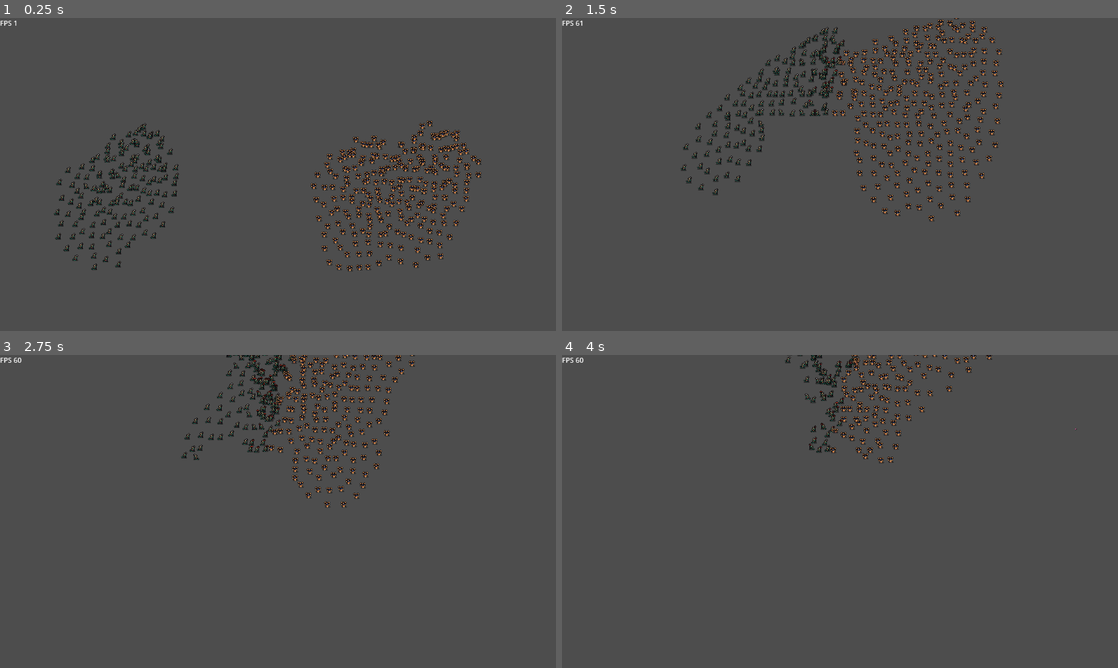
Above: before the commit, frames 1-4 (two rows, left to right).
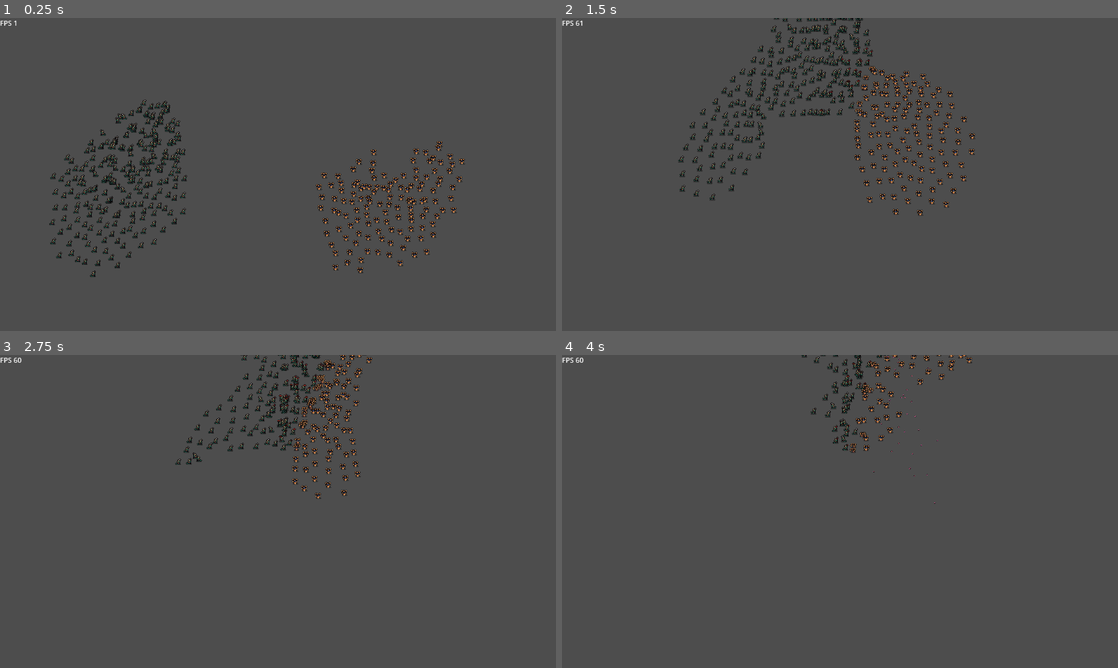
Above: after the commit, the same moments.

Repository: Snayff/nqp3
Game: Godot game, scene res://scenes/stages/combat/stage_combat.tscn
Two runs of this game, one before a commit and one after it. Both use one fixed random seed, a clock stepped at 60 frames per second and the inputs below.
Inputs (mouse positions are in pixels of both pictures, inside the frame that each line leads up to):
- Up to frame 1 (0.25 s): no input
- Up to frame 2 (1.5 s): move the mouse to (962, 158) at 0.52 s; click (962, 158) at 0.67 s; move the mouse to (728, 190) at 1.27 s; click (728, 190) at 1.42 s
- Up to frame 3 (2.75 s): move the mouse to (333, 442) at 2.02 s; click (333, 442) at 2.17 s
- Up to frame 4 (4 s): move the mouse to (812, 574) at 2.77 s; click (812, 574) at 2.92 s; move the mouse to (1006, 558) at 3.52 s; click (1006, 558) at 3.67 s

The runs differ from the first frame. In frame 1, 8.5% of the frame differs, in the area x 8-87%, y 26-83%; in frame 2, 9.0%, in the area x 20-80%, y 0-65%; in frame 3, 5.1%; in frame 4, 2.8%.

Commit message:
added object pooling to noncolliding projectile

Diff:
--- a/scenes/entities/actor/actor.gd
+++ b/scenes/entities/actor/actor.gd
@@ -376,7 +376,8 @@
 func refresh_target() -> void:
 	# disconnect from current signals on target
 	if _target:
-		_target.no_longer_targetable.disconnect(refresh_target)
+		if _target.is_connected("no_longer_targetable", refresh_target):
+			_target.no_longer_targetable.disconnect(refresh_target)
 
 	# get new target
 	_target = _ai.get_target()
--- a/scenes/entities/non_colliding_projectile/non_colliding_projectile.gd
+++ b/scenes/entities/non_colliding_projectile/non_colliding_projectile.gd
@@ -14,34 +14,50 @@
 @onready var sprite : Sprite2D = $Sprite
 
 ######## ATTRIBUTES #########
-var speed : float = 1000.0  # FIXME: only works at high speeds
+var speed : float = 200.0  # FIXME: only works at high speeds
 var lifetime : float = 2.0
 var creator: Actor
 var target: Actor
 var has_hit_target : bool = false
 
-# functional
-var direction := Vector2.ZERO  # set by creator
+####### FUNCTIONALITY ############
+var direction := Vector2.ZERO  # set on launch
+
 
 func _ready() -> void:
+	timer.connect("timeout", _on_timeout)
+	impact_detector.connect("body_entered", _on_impact)
+
+	reset()
+
+
+## reset for use in the object pool
+##
+## assumes assigned to new creator before being called
+func reset() -> void:
+	# move back to the top of the tree, to avoid being impacted by parent's movement
 	top_level = true
-	timer.connect("timeout", _on_timeout)
-	timer.start(lifetime)
-	impact_detector.connect("body_entered", _on_impact)
+
+	# get ready for processing
+	set_process(true)
+	show()
+	visible = true
+
+	has_hit_target = false
+
 
 func _physics_process(delta: float) -> void:
 	position += direction * speed * delta
 
+
 func _on_impact(_body: Node) -> void:
+	# did we hit the target?
 	if _body == target:
-		# hide straight away to avoid delays
-		sprite.visible = false
-
 		has_hit_target = true
 
 		# we hit target, pretend time ended
 		timer.stop()
-		timer.timeout.emit()
+		timer.timeout.emit()  # this will trigger disable
 
 
 ## launch the projectile towards the target
@@ -51,6 +67,17 @@
 	position = creator_.global_position
 	direction = global_position.direction_to(target.global_position)
 
+	timer.start(lifetime)
+
+
 func _on_timeout() -> void:
+	# N.B. dont queue_free() as used in pool
+
 	emit_signal("expired", [has_hit_target, target])
-	queue_free()
+	_disable()
+
+
+func _disable() -> void:
+		hide()
+		visible = false
+		set_process(false)
--- a/scenes/entities/non_colliding_projectile/non_colliding_projectile.tscn
+++ b/scenes/entities/non_colliding_projectile/non_colliding_projectile.tscn
@@ -1,4 +1,4 @@
-[gd_scene load_steps=6 format=3]
+[gd_scene load_steps=6 format=3 uid="uid://ctod81p1jm1xk"]
 
 [ext_resource type="Script" path="res://scenes/entities/non_colliding_projectile/non_colliding_projectile.gd" id="1_5dxft"]
 [ext_resource type="Texture2D" uid="uid://dg554oxl15fs8" path="res://sprites/projectiles/chaos.png" id="2_174ax"]
--- a/scripts/components/actor_actions.gd
+++ b/scripts/components/actor_actions.gd
@@ -5,7 +5,7 @@
 
 var attacks : Dictionary = {}  ## {uid, BaseAction}
 var reactions : Dictionary = {}  ## {ReactionTriggerType, {uid, BaseAction}}
-var lowest_attack_range : int :
+var lowest_attack_range : int :  ## TODO: add memoization as getting called a lot
 	get:
 		var lowest = 9999
 		for attack in attacks.values():
--- a/scripts/globals/constants.gd
+++ b/scripts/globals/constants.gd
@@ -105,4 +105,4 @@
 
 ############ VALUES ############
 
-const MELEE_RANGE : int = 10  ## the range at which a unit is determined to be melee.
+const MELEE_RANGE : int = 20  ## the range at which a unit is determined to be melee.
--- a/scripts/globals/factory.gd
+++ b/scripts/globals/factory.gd
@@ -1,10 +1,24 @@
 extends Node
 ## A factory for object creation.
 
+############ SCENES #########
 const _Actor : PackedScene = preload("res://scenes/entities/actor/actor.tscn")
 const _Projectile: PackedScene = preload("res://scenes/entities/non_colliding_projectile/non_colliding_projectile.tscn")
 const _Unit : PackedScene = preload("res://scenes/entities/unit/unit.tscn")
 
+######### PROJECTILE POOL #############
+
+const _PROJECTILE_POOL_SIZE : int = 100
+var _projectile_pool : Array[NonCollidingProjectile] = []
+var _last_projectile_pool_index : int = -1
+
+
+func _ready() -> void:
+	_init_pools()
+
+func _init_pools() -> void:
+	for i in _PROJECTILE_POOL_SIZE:
+		_projectile_pool.append(_Projectile.instantiate())
 
 ########### UNIT ###############
 
@@ -134,8 +148,18 @@
 
 ## create projectile and fire towards target
 func create_projectile(creator: Actor, target: Actor) -> NonCollidingProjectile:
-	var projectile = _Projectile.instantiate()
+
+	# Cycle the pool index between .
+	_last_projectile_pool_index = wrapi(_last_projectile_pool_index + 1, 0, _PROJECTILE_POOL_SIZE)
+	var projectile = _projectile_pool[_last_projectile_pool_index]
+
+	# remove projectile from old creator
+	if projectile.creator != null:
+		projectile.creator.remove_child(projectile)
+
+	# re-setup
 	creator.add_child(projectile)
+	projectile.reset()
 	projectile.launch(creator, target)
 
 	return projectile
--- a/scripts/globals/ref_data.gd
+++ b/scripts/globals/ref_data.gd
@@ -8,15 +8,15 @@
 		"max_health": 100,
 		"regen": 100,
 		"dodge": 100,
-		"magic_defence": 100,
-		"mundane_defence": 100,
+		"magic_defence": 10,
+		"mundane_defence": 10,
 		"attack": 50,
 		"attack_speed": 100,
 		"penetration": 100,
 		"crit_chance": 100,
 		"move_speed": 150,
 		"stamina": 10,
-		"num_units": 10,
+		"num_units": 5,
 		"faction": "faction1",
 		"gold_cost": 100,
 		"tier": 1,
@@ -28,18 +28,18 @@
 		}
 	},
 	"conjurer": {
-		"max_health": 40,
+		"max_health": 70,
 		"regen": 100,
 		"dodge": 100,
-		"magic_defence": 100,
-		"mundane_defence": 100,
+		"magic_defence": 2,
+		"mundane_defence": 3,
 		"attack": 33,
 		"attack_speed": 100,
 		"penetration": 100,
 		"crit_chance": 100,
 		"move_speed": 200,
 		"stamina": 10,
-		"num_units": 6,
+		"num_units": 10,
 		"faction": "faction1",
 		"gold_cost": 100,
 		"tier": 1,
